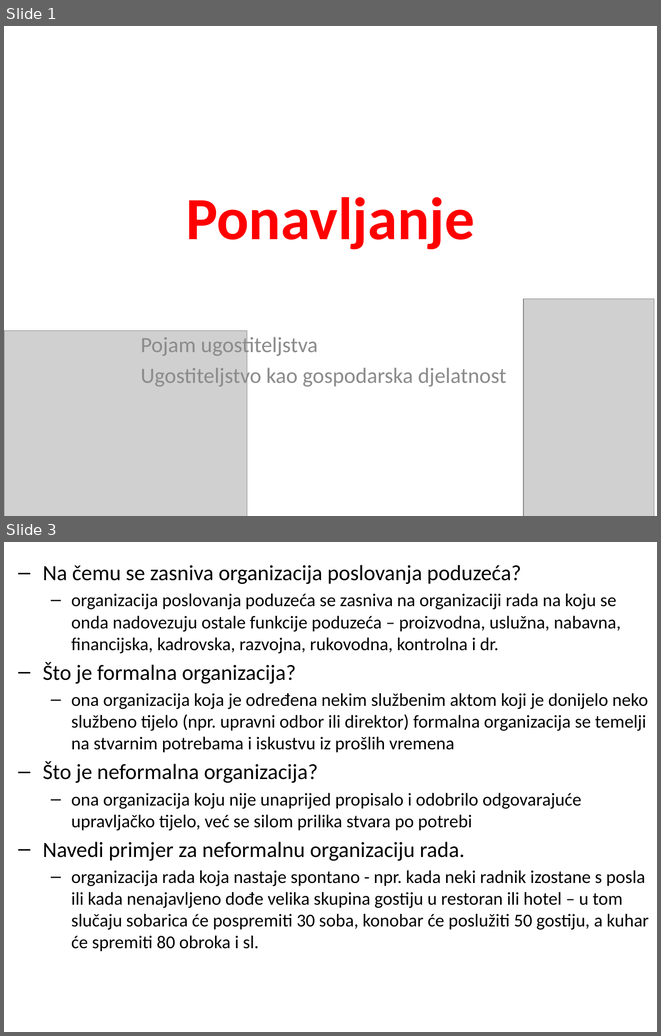
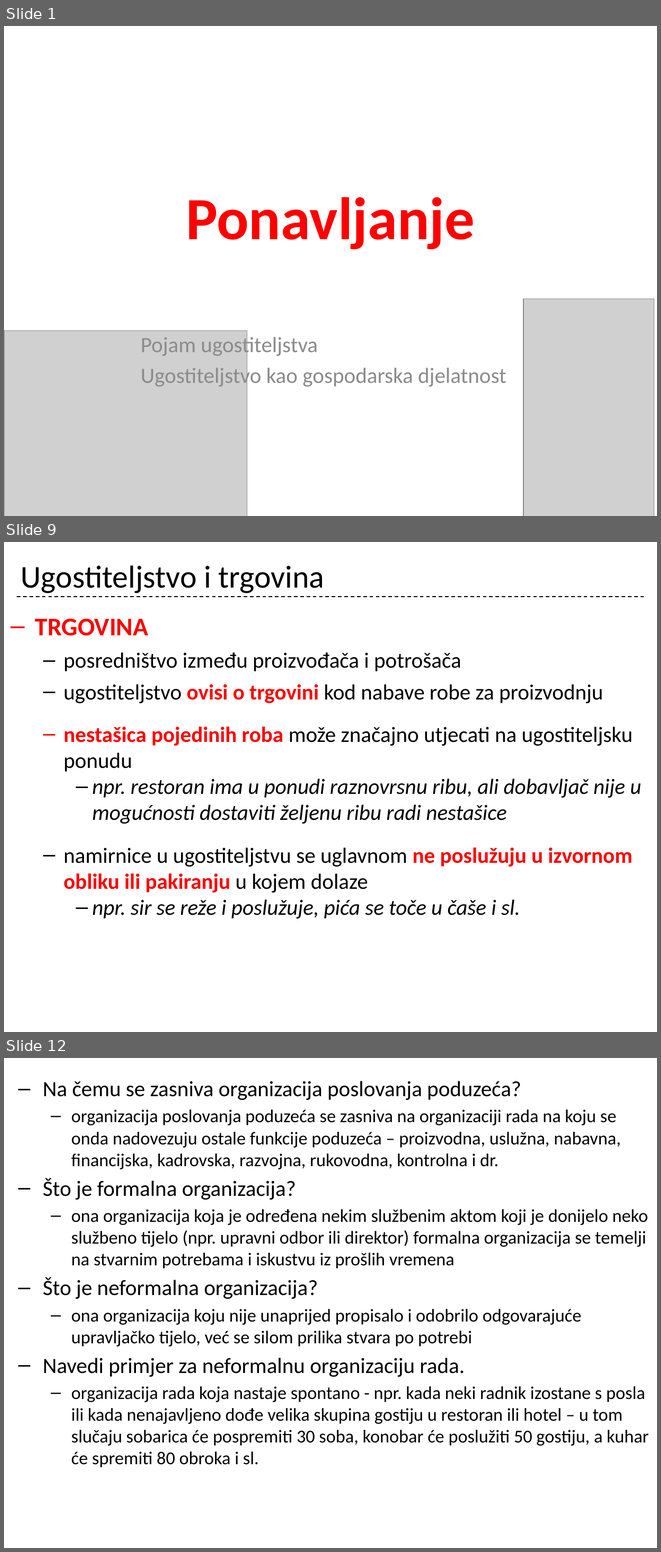
Before and after one commit to cornx/print, a slide deck: data/organizacija/001_uvod_i_ug_kao_gosp_djelatnost_ponavljanje.pptx. Shown one above the other, each under a label of ours: slides 1 and 3 before the commit, slides 1, 9 and 12 after it; the slides between them are not shown. The pictures are 661x1036 and 661x1552 pixels, drawn with LibreOffice and Linux fonts; fonts in the diff are those of the drawing; grey boxes stand for pictures. Boxes give left, top, right and bottom in pixels: in the first picture for what was removed or moved away, otherwise in the second. Text is boxed around its words. In the diff, an @@ line names an element or a change of style, - is before the commit and + after.

```diff
--- a/data/organizacija/001_uvod_i_ug_kao_gosp_djelatnost_ponavljanje.pptx
+++ b/data/organizacija/001_uvod_i_ug_kao_gosp_djelatnost_ponavljanje.pptx
@@ slide 9 added at bbox=[4, 542, 657, 1032], background #FFFFFF @@
@@ title added at bbox=[21, 565, 324, 593], 35 pt, text #000000 @@
+Ugostiteljstvo i trgovina
@@ line added from (17, 597) to (644, 597), #000000 1 pt dashed @@
@@ text added at bbox=[35, 618, 641, 918], 24 pt, text #000000 @@
+– TRGOVINA
+  – posredništvo između proizvođača i potrošača
+  – ugostiteljstvo ovisi o trgovini kod nabave robe za proizvodnju
+  – nestašica pojedinih roba može značajno utjecati na ugostiteljsku ponudu
+    – npr. restoran ima u ponudi raznovrsnu ribu, ali dobavljač nije u mogućnosti dostaviti željenu ribu radi nestašice
+  – namirnice u ugostiteljstvu se uglavnom ne poslužuju u izvornom obliku ili pakiranju u kojem dolaze
+    – npr. sir se reže i poslužuje, pića se toče u čaše i sl.
@@ what was slide 3 is now slide 12 @@
```
Also in this commit, not shown: 1 slide changed, 8 other slides added.
